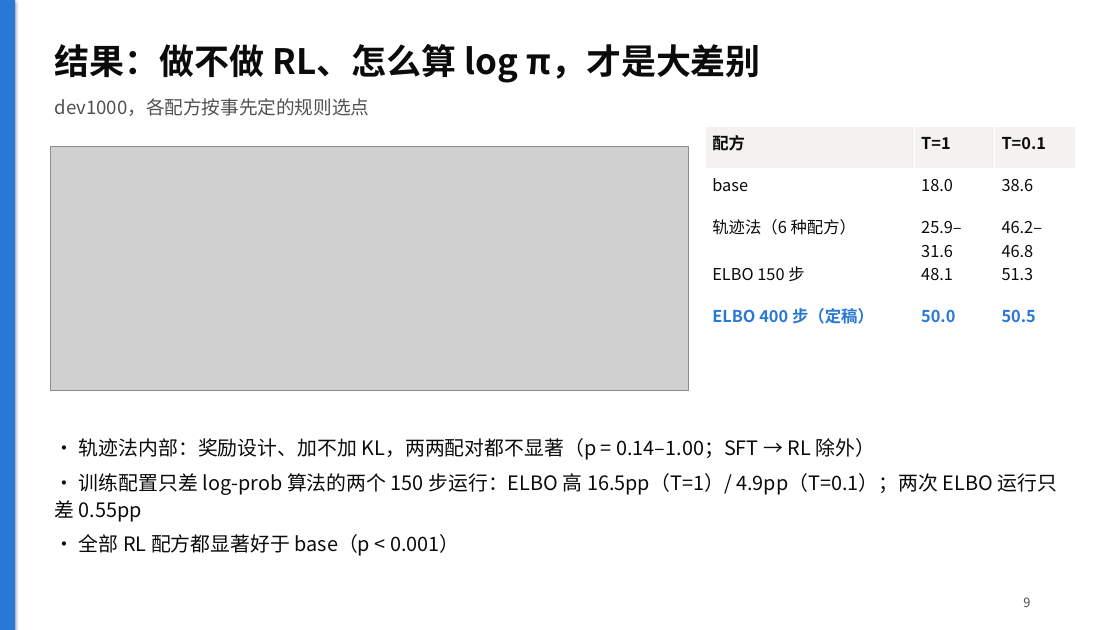
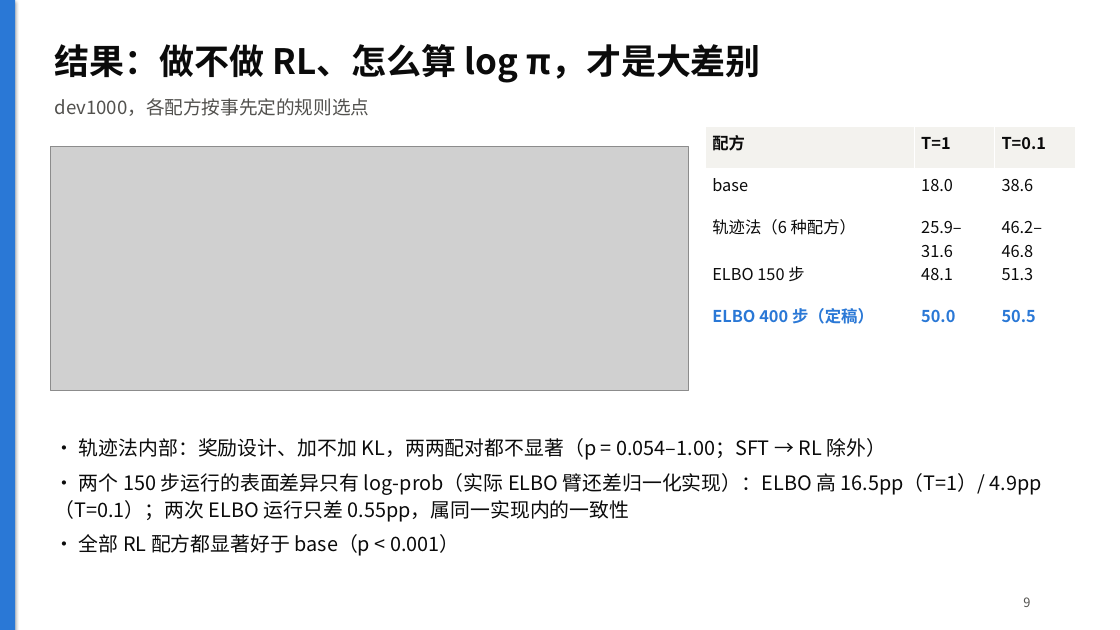
Before and after one commit to NonEspoir/dllm, a slide deck: slide 9 of docs/slides.pptx. Drawn at 1120x630 pixels with LibreOffice and Linux fonts; fonts in the diff are those of the drawing; grey boxes stand for pictures. Boxes give left, top, right and bottom in pixels: in the first picture for what was removed or moved away, otherwise in the second. Text is boxed around its words. In the diff, an @@ line names an element or a change of style, - is before the commit and + after.

```diff
--- a/docs/slides.pptx
+++ b/docs/slides.pptx
@@ text at <box>55,438,1042,522</box>: text changed @@
-• 轨迹法内部：奖励设计、加不加 KL，两两配对都不显著（p = 0.14–1.00；SFT → RL 除外）
-• 训练配置只差 log-prob 算法的两个 150 步运行：ELBO 高 16.5pp（T=1）/ 4.9pp（T=0.1）；两次 ELBO 运行只差 0.55pp
+• 轨迹法内部：奖励设计、加不加 KL，两两配对都不显著（p = 0.054–1.00；SFT → RL 除外）
+• 两个 150 步运行的表面差异只有 log-prob（实际 ELBO 臂还差归一化实现）：ELBO 高 16.5pp（T=1）/ 4.9pp（T=0.1）；两次 ELBO 运行只差 0.55pp，属同一实现内的一致性
```
Also in this commit, not shown: 2 other slides changed, 16 other files.
